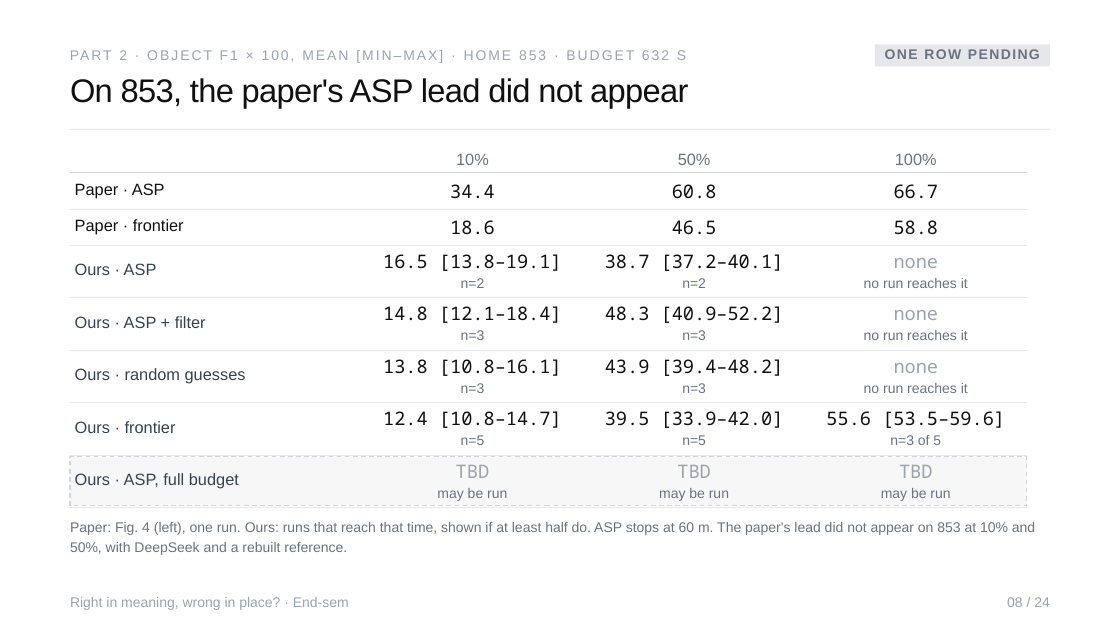
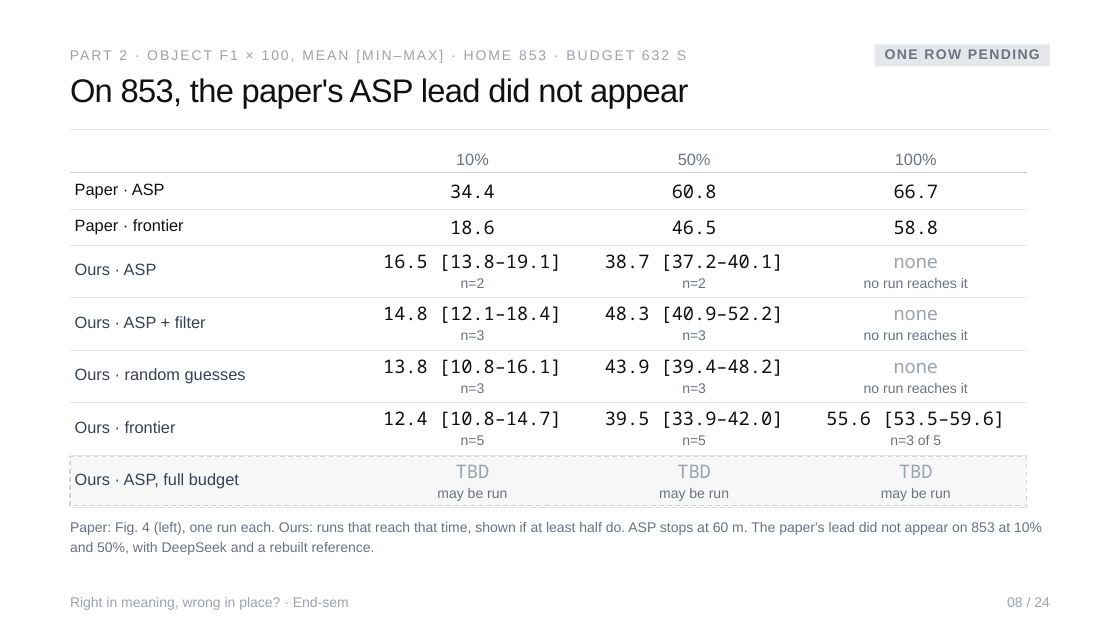
Before and after one commit to Sher110106/validity-aware-active-semantic-exploration, a slide deck: slide 8 of docs/endsem_2026-11/ASP_Endsem.pptx. Drawn at 1120x630 pixels with LibreOffice and Linux fonts; fonts in the diff are those of the drawing. Boxes give left, top, right and bottom in pixels: in the first picture for what was removed or moved away, otherwise in the second. Text is boxed around its words. In the diff, an @@ line names an element or a change of style, - is before the commit and + after.

```diff
--- a/docs/endsem_2026-11/ASP_Endsem.pptx
+++ b/docs/endsem_2026-11/ASP_Endsem.pptx
@@ text at <box>70,522,1042,555</box>: text changed @@
-Paper: Fig. 4 (left), one run. Ours: runs that reach that time, shown if at least half do. ASP stops at 60 m. The paper's lead did not appear on 853 at 10% and 50%, with DeepSeek and a rebuilt reference.
+Paper: Fig. 4 (left), one run each. Ours: runs that reach that time, shown if at least half do. ASP stops at 60 m. The paper's lead did not appear on 853 at 10% and 50%, with DeepSeek and a rebuilt reference.
```
Also in this commit, not shown: 3 other slides changed, 5 other files.
